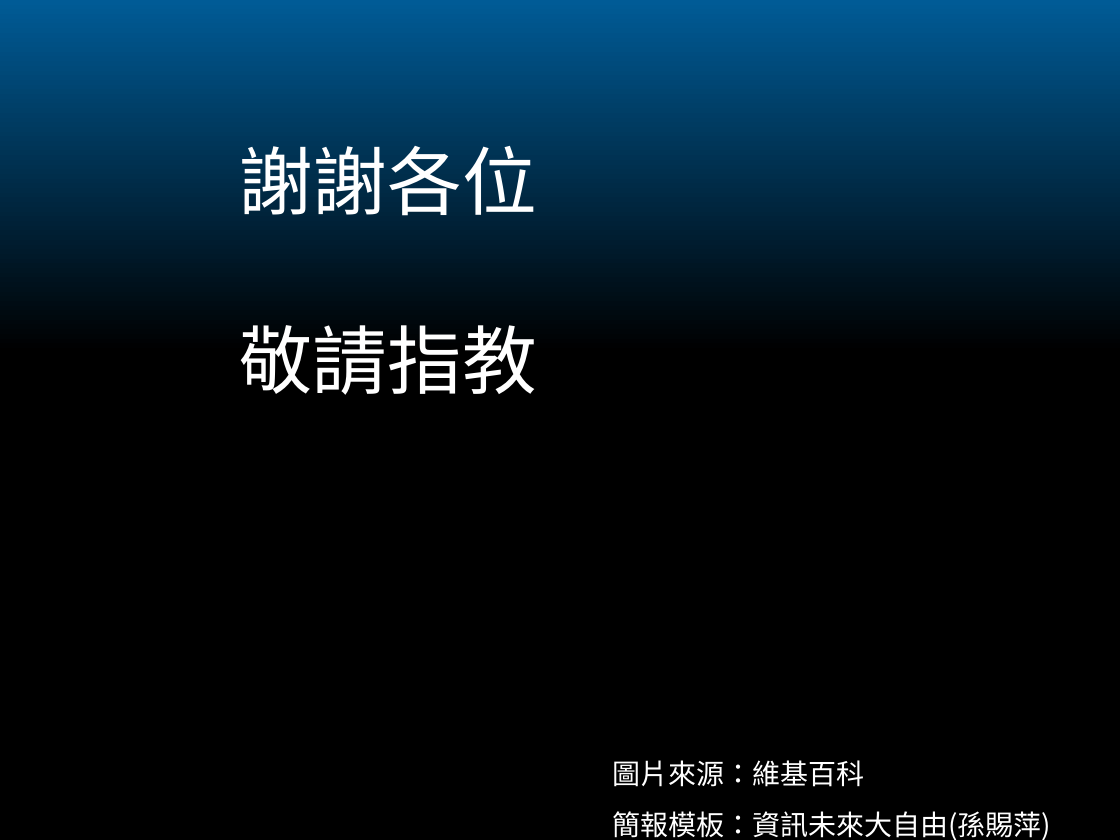
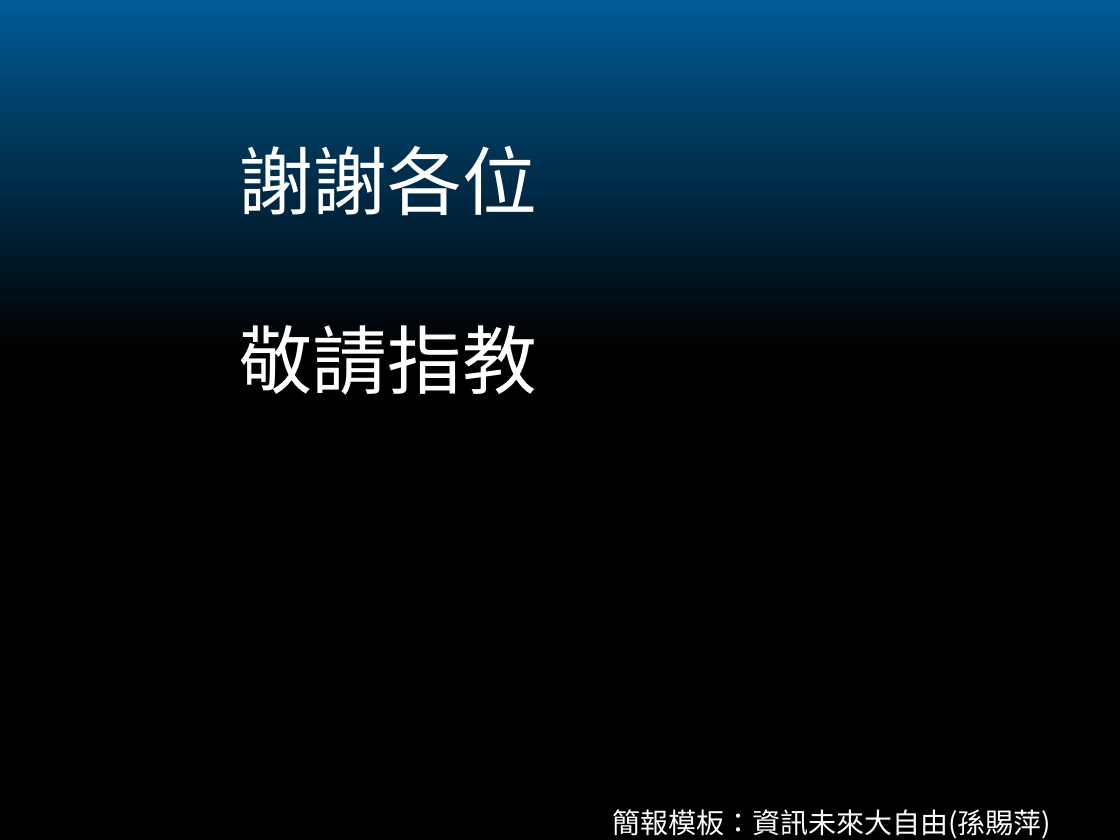
Before and after one commit to bluebat/.presentations, a slide deck: slide 12 of making-p-font-with-fontforge.odp. Drawn at 1120x840 pixels with LibreOffice and Linux fonts; fonts in the diff are those of the drawing. Boxes give left, top, right and bottom in pixels: in the first picture for what was removed or moved away, otherwise in the second. Text is boxed around its words. In the diff, an @@ line names an element or a change of style, - is before the commit and + after.

```diff
--- a/making-p-font-with-fontforge.odp
+++ b/making-p-font-with-fontforge.odp
@@ text at <box>613,760,865,787</box>: paragraph removed @@
-圖片來源：維基百科
@@ text "簡報模板：資訊未來大自由(孫賜萍)": place and size @@
-text "簡報模板：資訊未來大自由(孫賜萍)" at <box>613,760,1052,840</box>
+text "簡報模板：資訊未來大自由(孫賜萍)" at <box>613,809,1052,839</box>
```
Also in this commit, not shown: 3 other slides changed, 6 other files.
